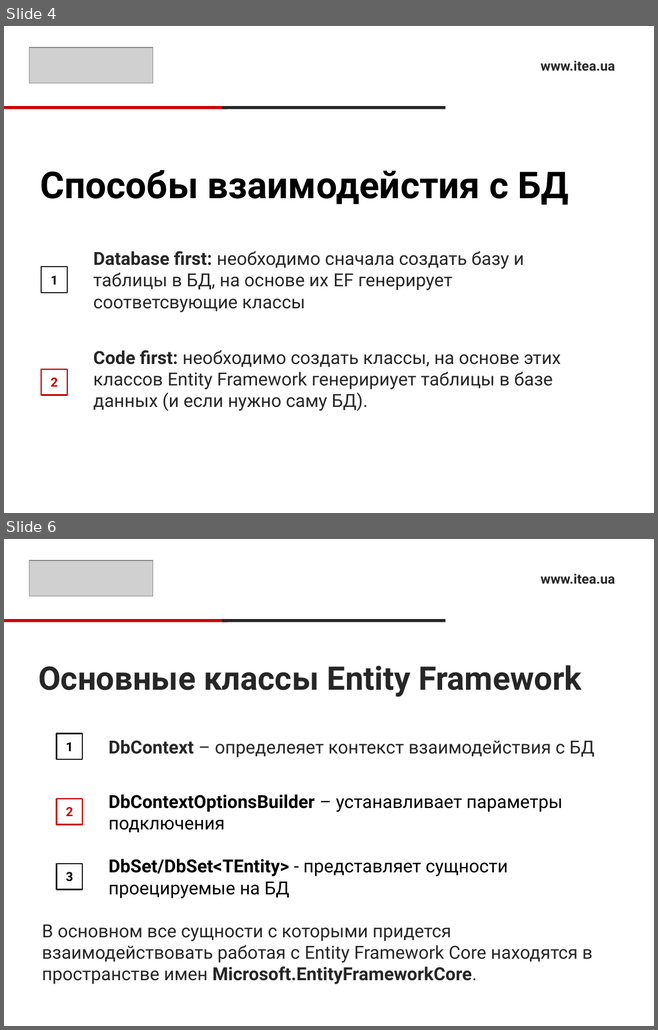
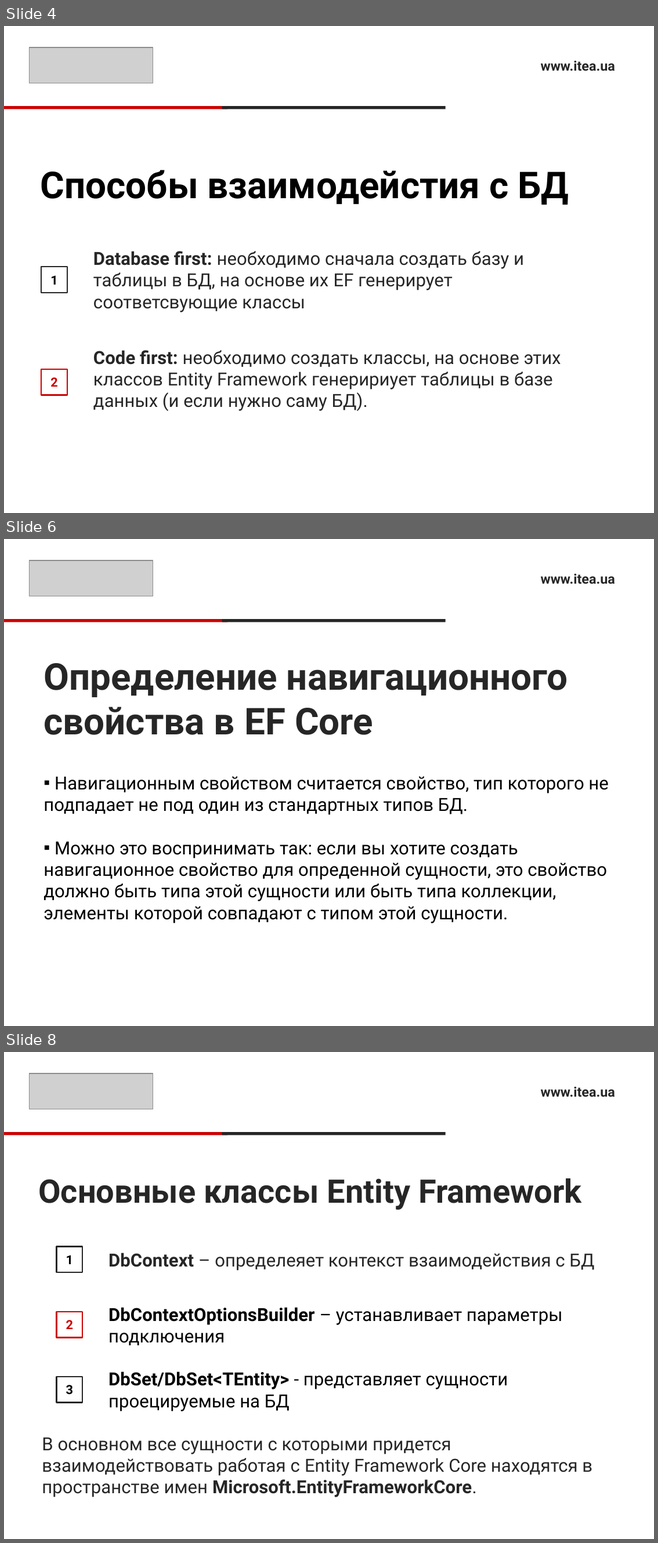
Before and after one commit to sonnov/NetCore, a slide deck: 4.Model/EntityFrameworkCore.pptx. Shown one above the other, each under a label of ours: slides 4 and 6 before the commit, slides 4, 6 and 8 after it; the slides between them are not shown. The pictures are 658x1030 and 658x1543 pixels, drawn with LibreOffice and Linux fonts; fonts in the diff are those of the drawing; grey boxes stand for pictures. Boxes give left, top, right and bottom in pixels: in the first picture for what was removed or moved away, otherwise in the second. Text is boxed around its words. In the diff, an @@ line names an element or a change of style, - is before the commit and + after.

```diff
--- a/4.Model/EntityFrameworkCore.pptx
+++ b/4.Model/EntityFrameworkCore.pptx
@@ slide 6 added at box(4, 539, 654, 1026), background #FFFFFF @@
@@ picture added at box(30, 560, 152, 596) @@
@@ text added at box(540, 574, 615, 584), 15 pt, text #262626, bold @@
+www.itea.ua
@@ rectangle added at box(4, 619, 227, 622), fill #CC0000 @@
@@ rectangle added at box(221, 619, 445, 622), fill #262626 @@
@@ title added at box(43, 663, 568, 735), 41 pt, text #262626, bold @@
+Определение навигационного свойства в EF Core
@@ text added at box(43, 776, 608, 924), 20 pt, text #000000 @@
+▪ Навигационным свойством считается свойство, тип которого не подпадает не под один из стандартных типов БД.
+▪ Можно это воспринимать так: если вы хотите создать навигационное свойство для опреденной сущности, это свойство должно быть типа этой сущности или быть типа коллекции, элементы которой совпадают с типом этой сущности.
@@ what was slide 6 is now slide 8 @@
```
Also in this commit, not shown: 2 slides changed, 1 slide removed.
